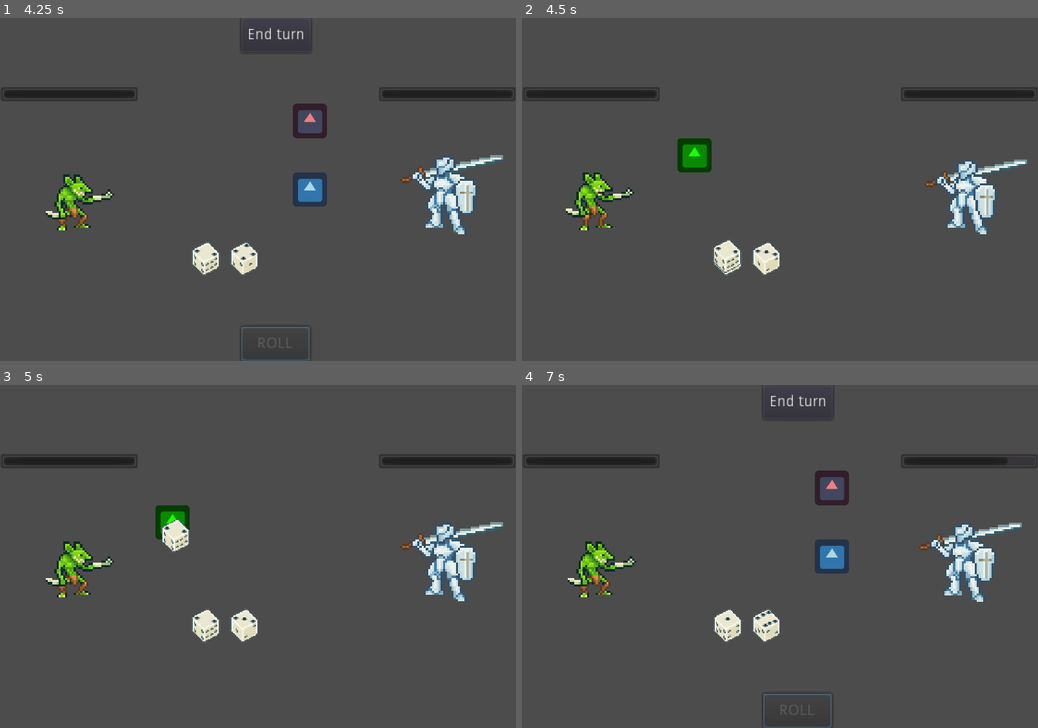
Above: before the commit, frames 1-4 (two rows, left to right).
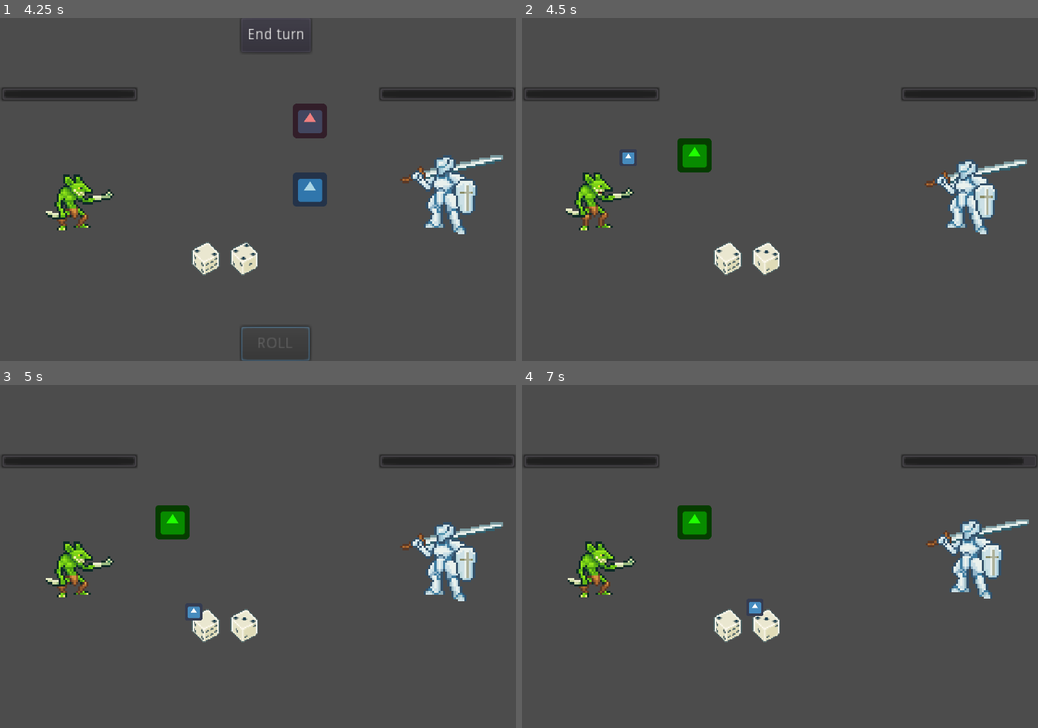
Above: after the commit, the same moments.

Repository: JestemStefan/DiceofDestiny
Game: Godot game, scene res://scenes/Testing/GameWorld.tscn
Two runs of this game, one before a commit and one after it. Both use one fixed random seed, a clock stepped at 60 frames per second and the inputs below. The engine's default icon, where the game draws it, is replaced by a stand-in: a white triangle on a blue panel in a dark square.
Inputs (mouse positions are in pixels of both pictures, inside the frame that each line leads up to):
- Up to frame 1 (4.25 s): drag from (170, 86) to (242, 155) at 0.52 s; drag from (242, 155) to (170, 86) at 1.27 s; move the mouse to (345, 86) at 2.02 s; click (345, 86) at 2.17 s; click "Interact" at 2.75 s; click "ROLL" at 3.5 s
- Up to frame 2 (4.5 s): click "End turn" at 4.25 s
- Up to frame 3 (5 s): no input
- Up to frame 4 (7 s): drag from (728, 625) to (697, 535) at 5.02 s; drag from (769, 625) to (692, 522) at 5.77 s; click (795, 710) at 6.5 s, where only the run before the commit has a clickable "ROLL"

Frame 1 is identical in both runs. In frame 2, 0.3% of the frame differs, in the area x 19-43%, y 39-75%; in frame 3, 0.5%; in frame 4, 4.3%, in the area x 30-99%, y 0-100%.

Commit message:
added enemy hand

Diff:
--- a/scenes/Encounters/FightEncounter.tscn
+++ b/scenes/Encounters/FightEncounter.tscn
@@ -8,6 +8,7 @@
 [ext_resource path="res://src/encounter_enemy/Encounter_Enemy.gd" type="Script" id=6]
 [ext_resource path="res://scenes/InteractionBox/ActionBox.tscn" type="PackedScene" id=7]
 [ext_resource path="res://art/Goblin_Idle.png" type="Texture" id=8]
+[ext_resource path="res://icon.png" type="Texture" id=9]
 
 [sub_resource type="Animation" id=1]
 resource_name = "Idle"
@@ -99,13 +100,24 @@
 "_edit_use_anchors_": false
 }
 
-[node name="EnemyFilthyHand" type="Tween" parent="Encounter_Enemy"]
+[node name="EnemyControllerTween" type="Tween" parent="Encounter_Enemy"]
 
 [node name="Action_Box" parent="Encounter_Enemy" instance=ExtResource( 7 )]
 position = Vector2( 160, 128 )
 
 [node name="EnemyAnimationPlayer" type="AnimationPlayer" parent="Encounter_Enemy"]
 anims/Idle = SubResource( 2 )
+
+[node name="EnemyFilthyHand" type="Node2D" parent="Encounter_Enemy"]
+visible = false
+position = Vector2( 96, 128 )
+
+[node name="EnemyHandSprite" type="Sprite" parent="Encounter_Enemy/EnemyFilthyHand"]
+scale = Vector2( 0.25, 0.25 )
+z_index = 2
+texture = ExtResource( 9 )
+
+[node name="HandTween" type="Tween" parent="Encounter_Enemy/EnemyFilthyHand"]
 
 [node name="Dices" parent="." instance=ExtResource( 3 )]
 position = Vector2( 224, 224 )
--- a/scenes/InteractionBox/ActionBox.tscn
+++ b/scenes/InteractionBox/ActionBox.tscn
@@ -4,7 +4,7 @@
 [ext_resource path="res://scenes/InteractionBox/Action_Box.gd" type="Script" id=2]
 
 [sub_resource type="RectangleShape2D" id=1]
-extents = Vector2( 24, 24 )
+extents = Vector2( 16, 16 )
 
 [node name="Action_Box" type="Area2D"]
 script = ExtResource( 2 )
--- a/src/encounter_enemy/Encounter_Enemy.gd
+++ b/src/encounter_enemy/Encounter_Enemy.gd
@@ -16,8 +16,13 @@
 var current_state: int = State.IDLE
 
 onready var enemy_sprite: Sprite = $EnemySprite
+onready var enemy_controller_tween: Tween = $EnemyControllerTween
+
+onready var enemy_hand: Node2D = $EnemyFilthyHand
+onready var enemy_hand_tween: Tween = $EnemyFilthyHand/HandTween
+
 onready var hp_bar: ProgressBar = $EnemyHealthBar
-onready var enemy_hand: Tween = $EnemyFilthyHand
+
 
 var isShaking: bool = false
 
@@ -87,20 +92,32 @@
 
 
 func play_turn():
+	enemy_hand.show()
 	var generated_dices: Array = GameController.current_encounter.dices.roll_random(enemy_dice_count)
 
 	for dice in generated_dices:
 
 		var selected_skill: ActionBox = $Action_Box
 
-		enemy_hand.interpolate_property(dice, "global_position", null, selected_skill.global_position, 1, Tween.TRANS_CUBIC, Tween.EASE_IN_OUT)
-		enemy_hand.start()
+		enemy_hand_tween.interpolate_property(enemy_hand, "global_position", null, dice.global_position, 1, Tween.TRANS_CUBIC, Tween.EASE_IN_OUT)
+		enemy_hand_tween.start()
 
-		yield(enemy_hand, "tween_completed")
+		yield(enemy_hand_tween, "tween_completed")
+
+		enemy_controller_tween.interpolate_property(dice, "global_position", null, selected_skill.global_position, 1, Tween.TRANS_CUBIC, Tween.EASE_IN_OUT)
+		enemy_controller_tween.start()
+
+		enemy_hand_tween.interpolate_property(enemy_hand, "global_position", null, selected_skill.global_position, 1, Tween.TRANS_CUBIC, Tween.EASE_IN_OUT)
+		enemy_hand_tween.start()
+
+		yield(enemy_controller_tween, "tween_completed")
+		yield(enemy_hand_tween, "tween_completed")
+
 
 		dice.enter_state(dice.State.USED)
 		dice.interaction_box.use_dice(dice.dice_value)
 		dice.emit_signal("dice_used")
 		dice.call_deferred("free")
 
+	enemy_hand.hide()
 	GameController.current_encounter.switch_turns(GameController.current_encounter.Turn.PLAYER)
Not shown: 1 places in scenes/Encounters/FightEncounter.tscn that only renumber resources
